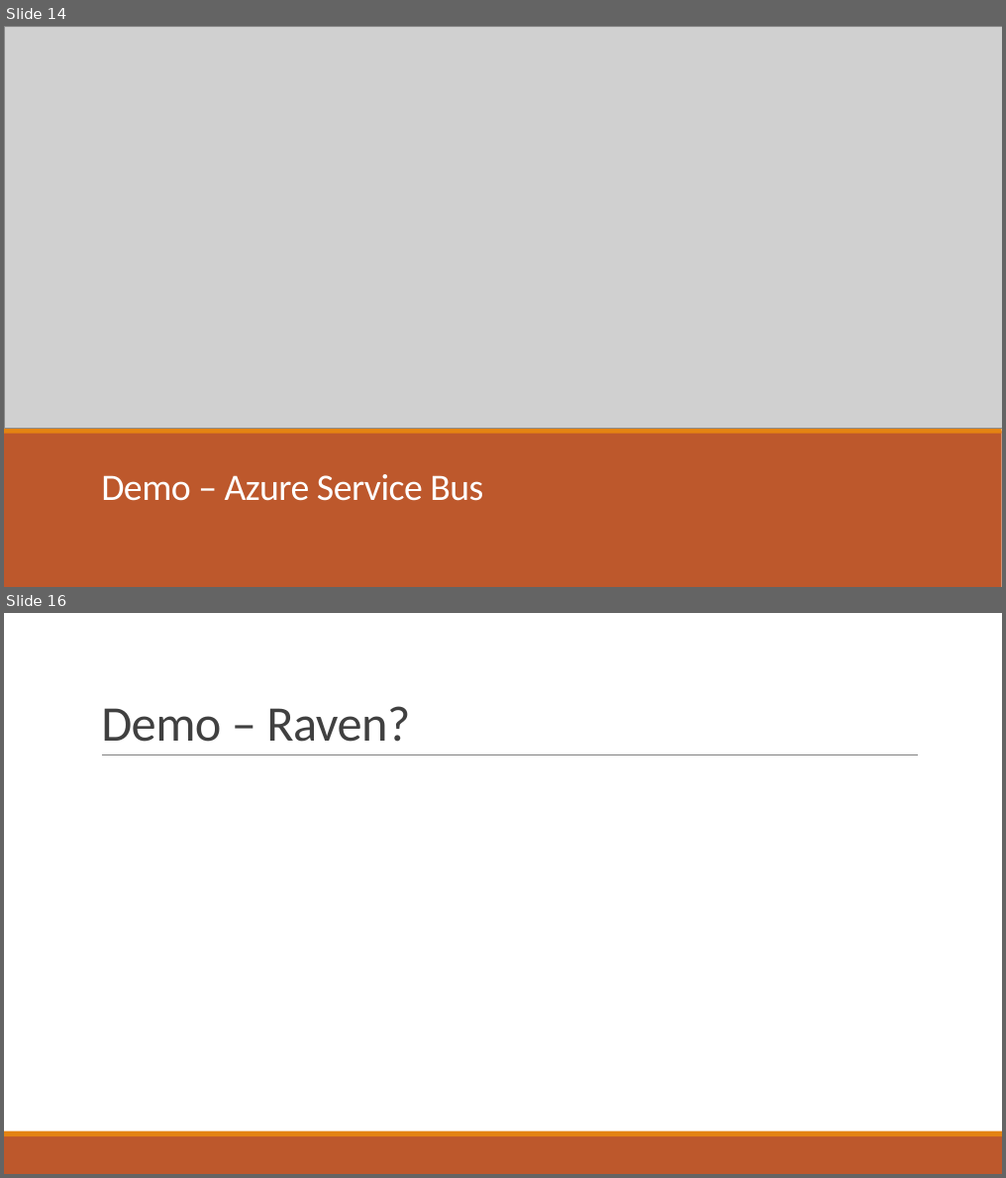
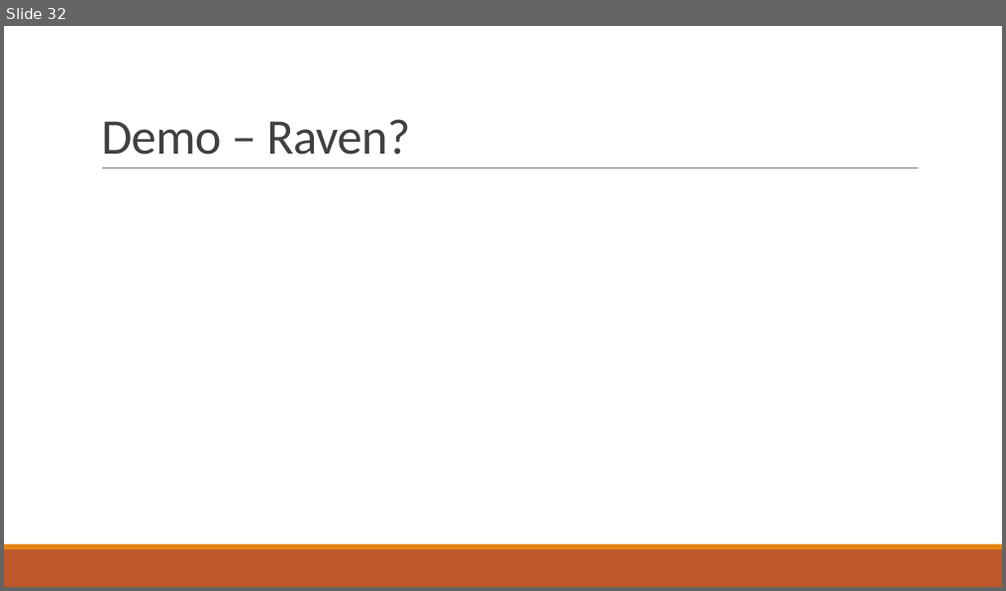
Before and after one commit to pcmichaels/SoftwareArchitectureTalk, a slide deck: Slides/In Search of The Forth Chord.pptx. Shown one above the other, each under a label of ours: slides 14 and 16 before the commit, slide 32 after it; the slides between them are not shown. The pictures are 1006x1178 and 1006x591 pixels, drawn with LibreOffice and Linux fonts; fonts in the diff are those of the drawing; grey boxes stand for pictures. Boxes give left, top, right and bottom in pixels: in the first picture for what was removed or moved away, otherwise in the second. Text is boxed around its words. In the diff, an @@ line names an element or a change of style, - is before the commit and + after.

Commit message:
Add demo

```diff
--- a/Slides/In Search of The Forth Chord.pptx
+++ b/Slides/In Search of The Forth Chord.pptx
@@ slide 14 removed at <box>4,26,1002,587</box>, background #FFFFFF @@
@@ picture removed at <box>4,26,1002,429</box> @@
@@ rectangle removed at <box>4,432,1002,587</box> @@
@@ rectangle removed at <box>4,429,1002,434</box> @@
@@ title removed at <box>101,474,483,501</box> @@
-Demo – Azure Service Bus
@@ what was slide 16 is now slide 32 @@
```
Also in this commit, not shown: 3 slides changed, 17 slides added.
